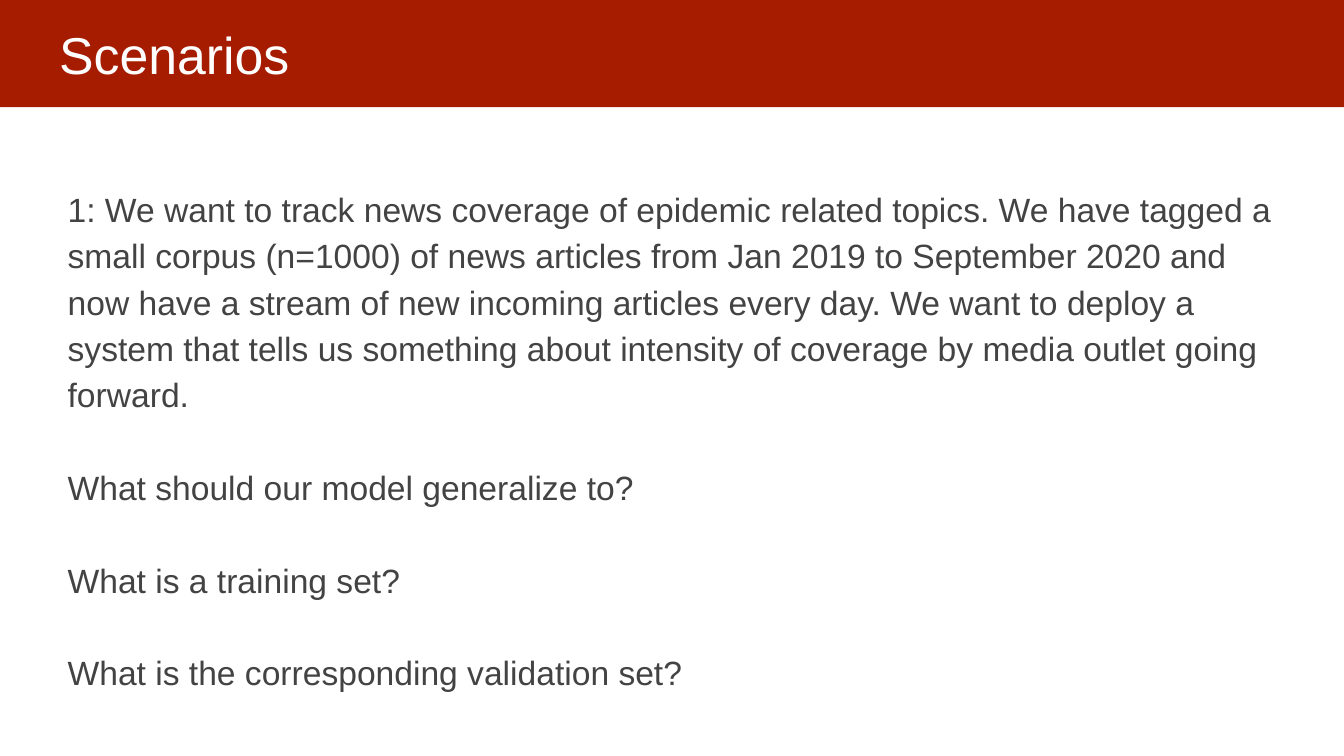
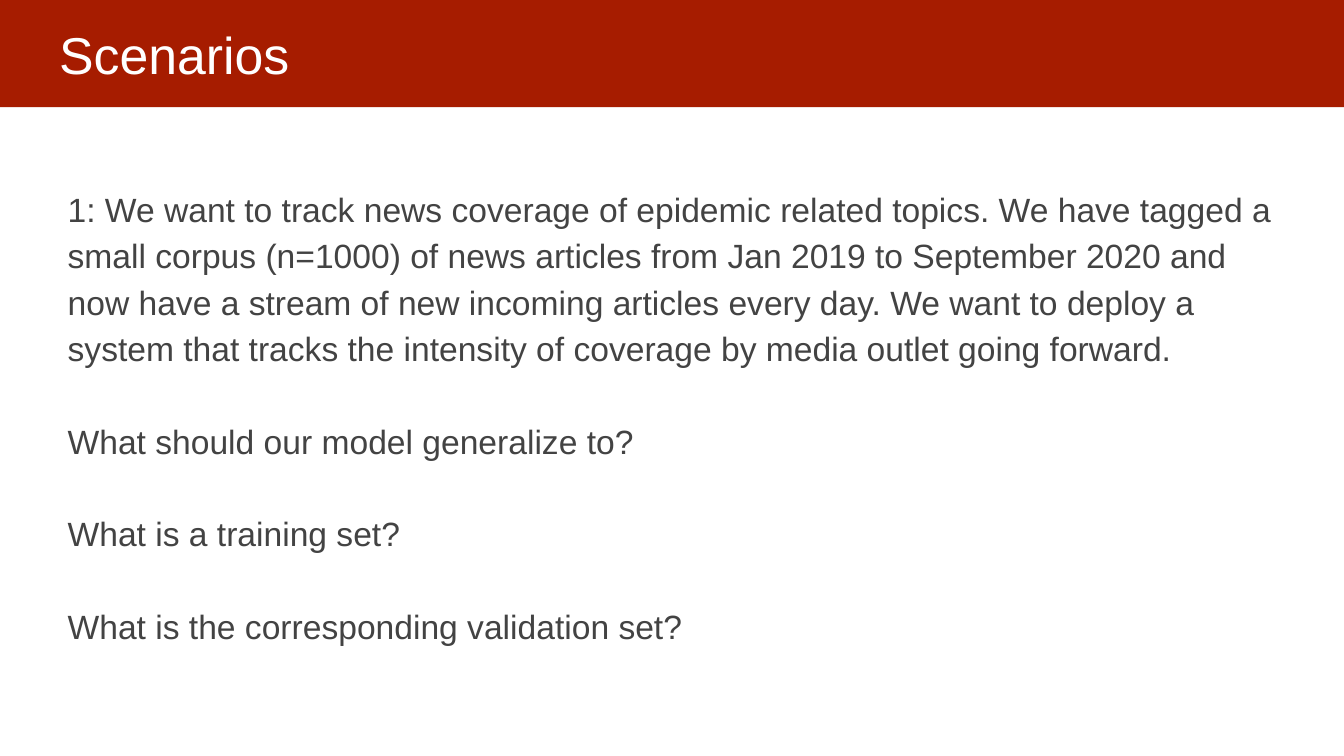
Before and after one commit to dssg/MLinPractice, a slide deck: slide 14 of Lectures/Lecture5-ModelSelection.pptx. Drawn at 1344x756 pixels with LibreOffice and Linux fonts; fonts in the diff are those of the drawing. Boxes give left, top, right and bottom in pixels: in the first picture for what was removed or moved away, otherwise in the second. Text is boxed around its words. In the diff, an @@ line names an element or a change of style, - is before the commit and + after.

```diff
--- a/Lectures/Lecture5-ModelSelection.pptx
+++ b/Lectures/Lecture5-ModelSelection.pptx
@@ text at <box>68,197,1271,368</box>: text changed @@
-1: We want to track news coverage of epidemic related topics. We have tagged a small corpus (n=1000) of news articles from Jan 2019 to September 2020 and now have a stream of new incoming articles every day. We want to deploy a system that tells us something about intensity of coverage by media outlet going forward.
+1: We want to track news coverage of epidemic related topics. We have tagged a small corpus (n=1000) of news articles from Jan 2019 to September 2020 and now have a stream of new incoming articles every day. We want to deploy a system that tracks the intensity of coverage by media outlet going forward.
```
Also in this commit, not shown: 3 other slides changed, 1 slide added.
